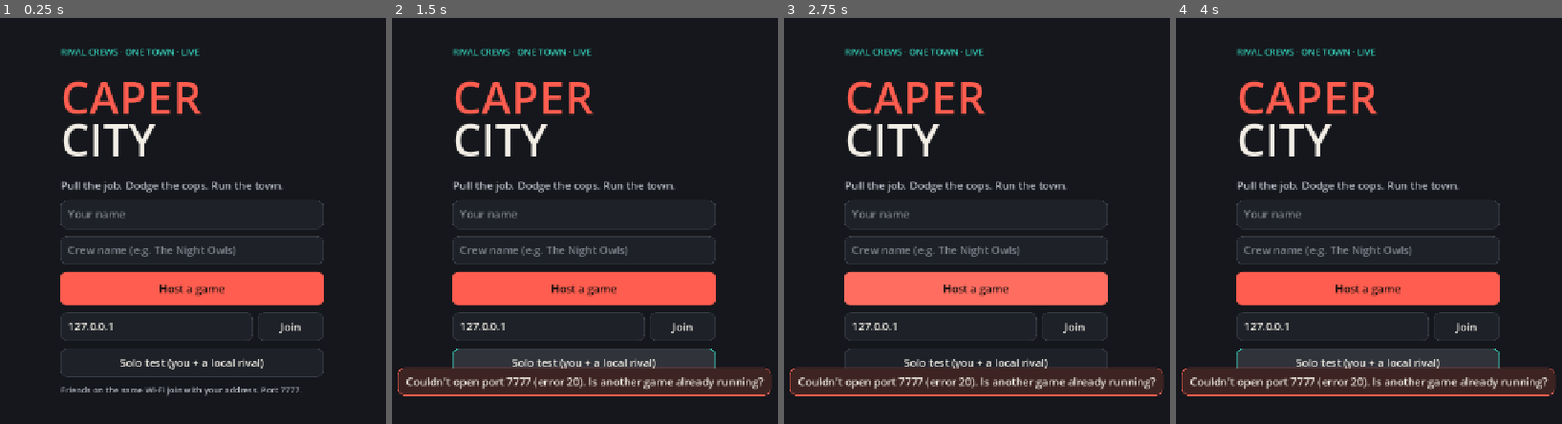
Above: before the commit, frames 1-4 (left to right).
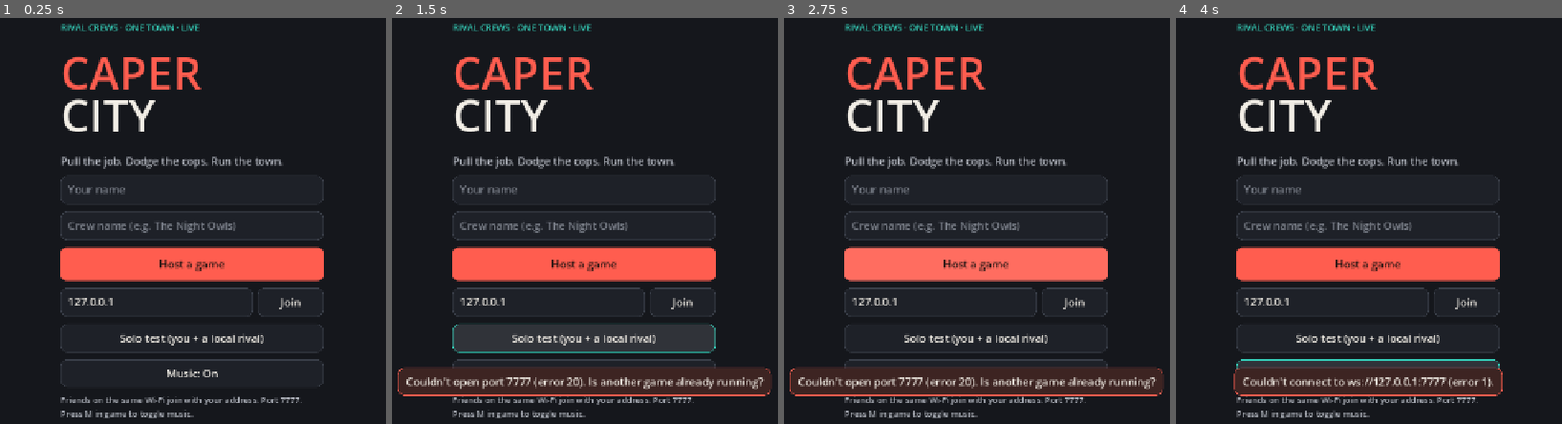
Above: after the commit, the same moments.

Repository: us74k5/CaperCity
Game: Godot game, scene res://scenes/main.tscn
Two runs of this game, one before a commit and one after it. Both use one fixed random seed, a clock stepped at 60 frames per second and the inputs below.
Inputs (mouse positions are in pixels of both pictures, inside the frame that each line leads up to):
- Up to frame 1 (0.25 s): no input
- Up to frame 2 (1.5 s): click "Solo test (you + a local riva…" at 0.5 s; click "Solo test (you + a local riva…" at 1.25 s
- Up to frame 3 (2.75 s): click "Host a game" at 2 s
- Up to frame 4 (4 s): click "Join" at 2.75 s; click (1369, 375) at 3.5 s, where only the run after the commit has a clickable "Music: On"

The runs differ from the first frame. In frame 1, 18% of the frame differs, in the area x 15-84%, y 1-99%; in frame 2, 20%; in frame 3, 18%; in frame 4, 22%, in the area x 1-99%, y 1-99%.

Commit message:
Background music: synthesized looping theme + on/off toggle
- tools/music/make_theme.py renders a 40 s, 96 BPM A-minor groove from code (no samples)
- audio/theme.ogg loops via the new Music autoload; setting remembered between sessions
- Music: On/Off button on the title screen, M key in game; silent on dedicated servers

Co-Authored-By: Claude Opus 5.5 <noreply@anthropic.com>
Claude-Session: https://claude.ai/code/session_018qExDFf95rzEo7M661a4BS

Diff:
--- a/project.godot
+++ b/project.godot
@@ -13,6 +13,7 @@
 [autoload]
 
 Net="*res://scripts/net/net.gd"
+Music="*res://scripts/audio/music.gd"
 
 [display]
 
--- /dev/null
+++ b/scripts/audio/music.gd
@@ -0,0 +1,37 @@
+extends AudioStreamPlayer
+## Autoload "Music": loops the theme. On/off is remembered in user://settings.cfg.
+
+const SETTINGS_PATH := "user://settings.cfg"
+
+
+func _ready() -> void:
+	process_mode = Node.PROCESS_MODE_ALWAYS
+	if DisplayServer.get_name() == "headless" or "--server" in OS.get_cmdline_user_args():
+		return
+	var s := load("res://audio/theme.ogg") as AudioStreamOggVorbis
+	if s == null:
+		return
+	s.loop = true
+	stream = s
+	volume_db = -9.0
+	if is_enabled():
+		play()
+
+
+func is_enabled() -> bool:
+	var cfg := ConfigFile.new()
+	cfg.load(SETTINGS_PATH)
+	return cfg.get_value("audio", "music", true)
+
+
+func toggle() -> bool:
+	var on := not playing
+	if on:
+		play()
+	else:
+		stop()
+	var cfg := ConfigFile.new()
+	cfg.load(SETTINGS_PATH)
+	cfg.set_value("audio", "music", on)
+	cfg.save(SETTINGS_PATH)
+	return on
--- a/scripts/ui/hud.gd
+++ b/scripts/ui/hud.gd
@@ -464,6 +464,9 @@
 func _unhandled_key_input(event: InputEvent) -> void:
 	if not event.pressed:
 		return
+	if event is InputEventKey and event.keycode == KEY_M:
+		Music.toggle()
+		return
 	var map := {KEY_UP: "N", KEY_DOWN: "S", KEY_LEFT: "W", KEY_RIGHT: "E", KEY_W: "N", KEY_S: "S", KEY_A: "W", KEY_D: "E"}
 	if event is InputEventKey and map.has(event.keycode) and Net.is_my_turn() and Net.state.pending.is_empty():
 		_path.clear()
--- a/scripts/ui/main.gd
+++ b/scripts/ui/main.gd
@@ -146,7 +146,10 @@
 	v.add_child(row)
 	var solo_b := UiTheme.button("Solo test (you + a local rival)", false, 48)
 	v.add_child(solo_b)
-	var note := UiTheme.label("Friends on the same Wi-Fi join with your address. Port %d." % Net.DEFAULT_PORT, 14, UiTheme.MUTED)
+	var music_b := UiTheme.button("Music: On" if Music.playing else "Music: Off", false, 44)
+	music_b.pressed.connect(func(): music_b.text = "Music: On" if Music.toggle() else "Music: Off")
+	v.add_child(music_b)
+	var note := UiTheme.label("Friends on the same Wi-Fi join with your address. Port %d. Press M in game to toggle music." % Net.DEFAULT_PORT, 14, UiTheme.MUTED)
 	note.autowrap_mode = TextServer.AUTOWRAP_WORD_SMART
 	v.add_child(note)
 
Not shown, added: audio/theme.ogg.import
Not shown, added: scripts/audio/music.gd.uid
Not shown, added: scripts/ui/city_view_3d.gd.uid
Not shown, added: shaders/building.gdshader.uid
Not shown, added: shaders/concrete.gdshader.uid
Not shown, added: shaders/ground.gdshader.uid
Not shown, added: shaders/noise.gdshaderinc.uid
Not shown, added: shaders/road.gdshader.uid
Not shown, added: tests/ui_smoke_test.gd.uid
Not shown, added: tests/ui_spectator_test.gd.uid
Not shown, added: audio/theme.ogg
Not shown, added: tools/music/make_theme.py
